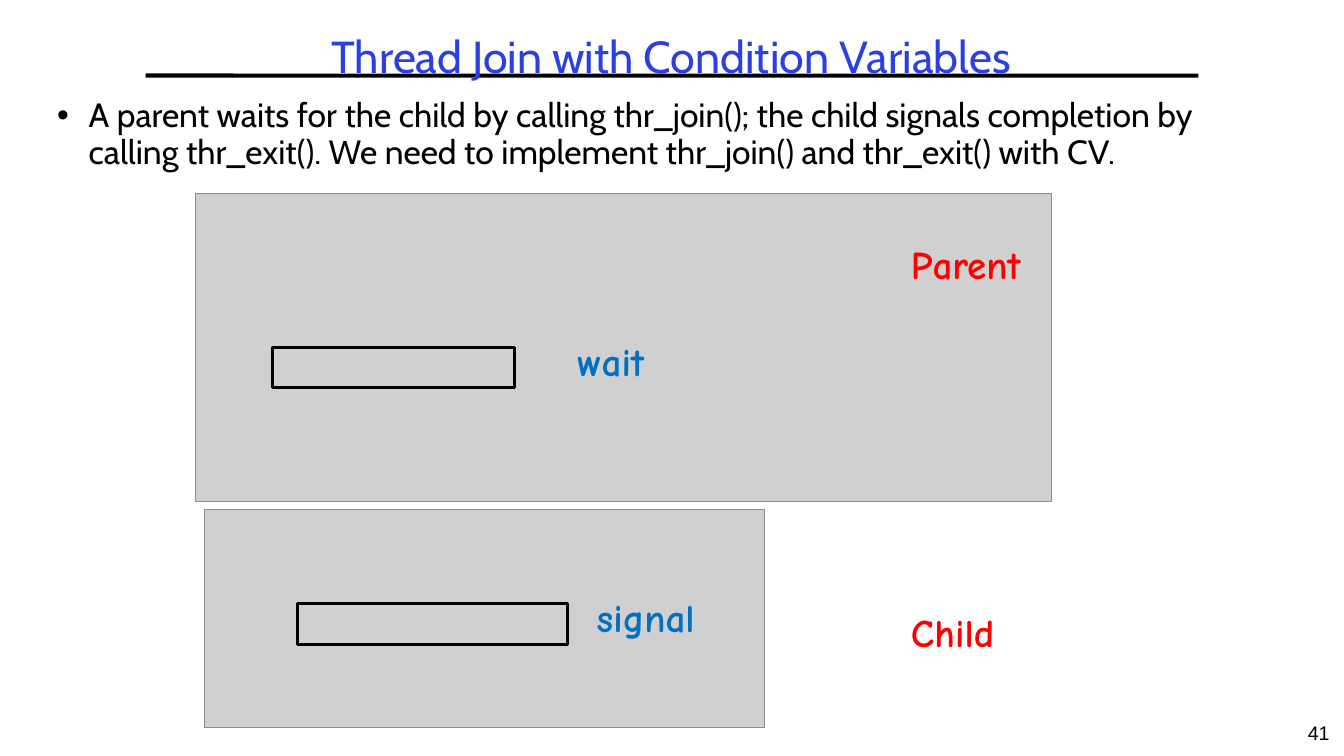
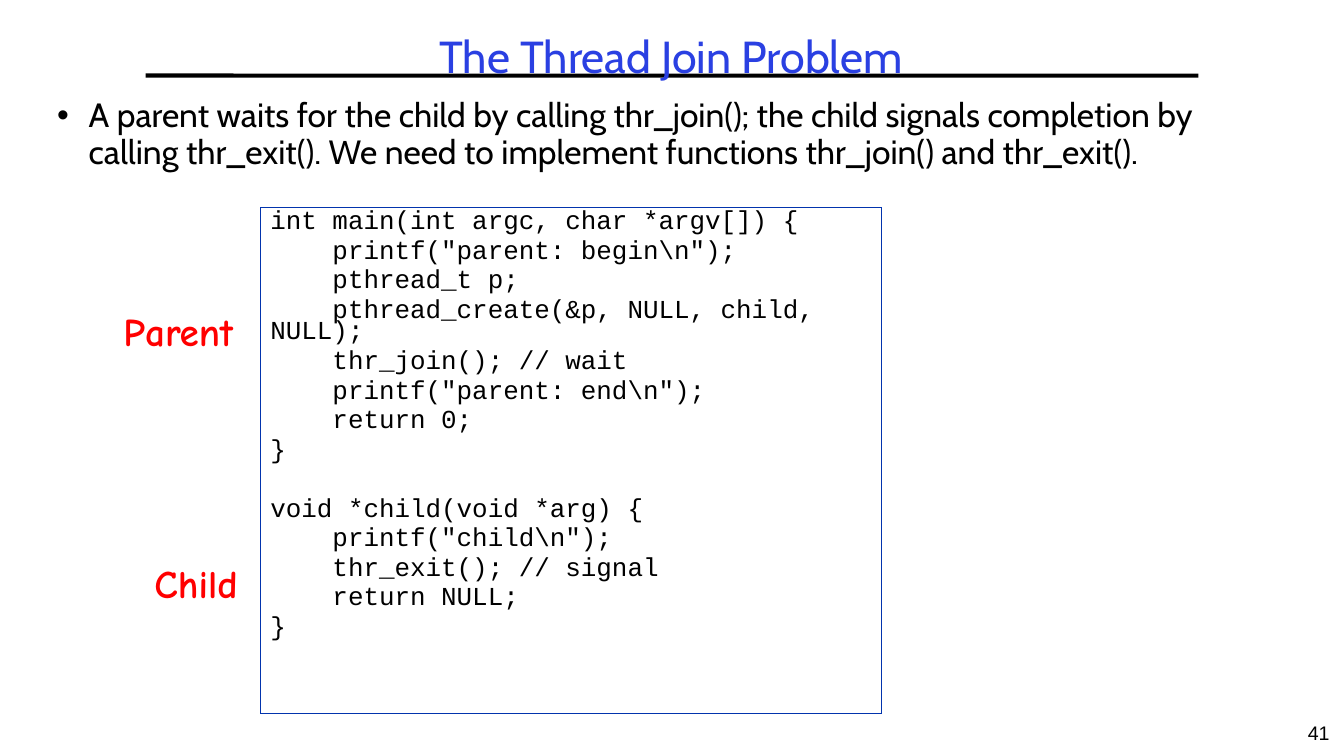
Before and after one commit to guhofstra/CSC256Fa25, a slide deck: slide 41 of PPTs/L3-Synchronization.pptx. Drawn at 1344x756 pixels with LibreOffice and Linux fonts; fonts in the diff are those of the drawing; grey boxes stand for pictures. Boxes give left, top, right and bottom in pixels: in the first picture for what was removed or moved away, otherwise in the second. Text is boxed around its words. In the diff, an @@ line names an element or a change of style, - is before the commit and + after.

```diff
--- a/PPTs/L3-Synchronization.pptx
+++ b/PPTs/L3-Synchronization.pptx
@@ title at [439,39,902,81]: text changed @@
-Thread Join with Condition Variables
+The Thread Join Problem
@@ text at [89,101,1192,172]: text changed @@
-• A parent waits for the child by calling thr_join(); the child signals completion by calling thr_exit(). We need to implement thr_join() and thr_exit() with CV.
+• A parent waits for the child by calling thr_join(); the child signals completion by calling thr_exit(). We need to implement functions thr_join() and thr_exit().
@@ picture removed at [196,194,1052,502] @@
@@ rectangle added at [260,208,882,715], outline #0234AD 0.75 pt, 18.5 pt, text #000000 @@
+int main(int argc, char *argv[]) {
+printf("parent: begin\n");
+pthread_t p;
+pthread_create(&p, NULL, child, NULL);
+thr_join(); // wait
+printf("parent: end\n");
+return 0;
+}
+void *child(void *arg) {
+printf("child\n");
+thr_exit(); // signal
+return NULL;
+}
@@ text "Parent": place and size @@
-text "Parent" at [911,252,1021,280]
+text "Parent" at [123,319,233,347]
@@ rectangle removed at [272,348,514,388] @@
@@ text removed at [577,350,644,377] @@
-wait
@@ picture removed at [204,509,764,727] @@
@@ text "Child": place and size @@
-text "Child" at [911,620,994,648]
+text "Child" at [154,571,237,599]
@@ rectangle removed at [298,603,568,644] @@
@@ text removed at [597,606,695,639] @@
-signal
```
Also in this commit, not shown: 13 other slides changed, 5 slides added, 2 slides removed, 8 other files.
